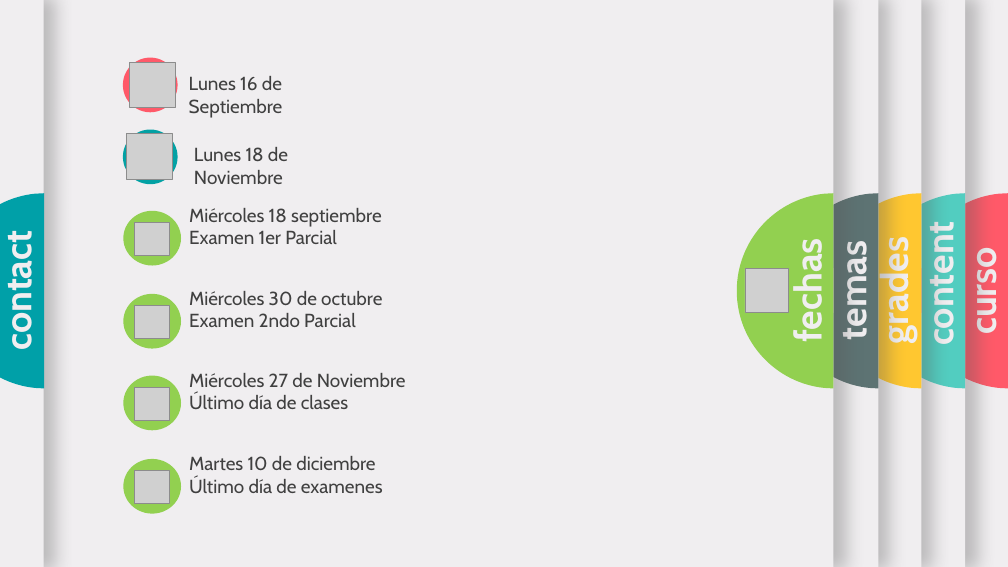
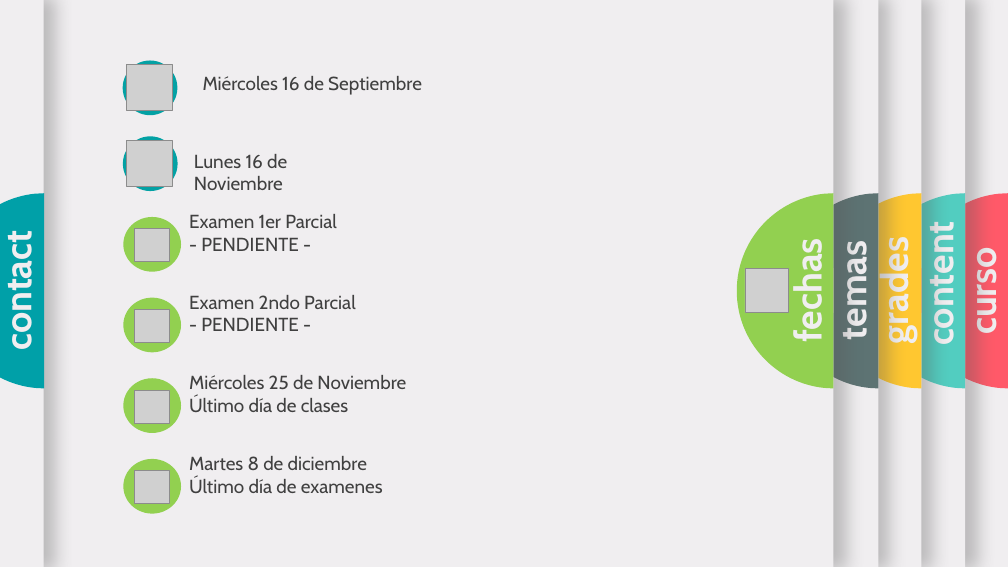
Before and after one commit to OMardil/INFO1, a slide deck: slide 6 of MOD00-Introduccion/01 Presentacion/MOD00_PPTX_Introduccion.pptx. Drawn at 1008x567 pixels with LibreOffice and Linux fonts; fonts in the diff are those of the drawing; grey boxes stand for pictures; background and template pictures are left out. Boxes give left, top, right and bottom in pixels: in the first picture for what was removed or moved away, otherwise in the second. Text is boxed around its words. In the diff, an @@ line names an element or a change of style, - is before the commit and + after.

Commit message:
Update PPT

```diff
--- a/MOD00-Introduccion/01 Presentacion/MOD00_PPTX_Introduccion.pptx
+++ b/MOD00-Introduccion/01 Presentacion/MOD00_PPTX_Introduccion.pptx
@@ ellipse at (123, 60, 177, 115): fill #FF5969 to #03A1A4 @@
@@ text at (203, 76, 422, 95): text changed @@
-Lunes 16 de Septiembre
+Miércoles 16 de Septiembre
@@ 3 pictures, 3 ellipses: place and size @@
-3 pictures, 3 ellipses at (123, 129, 181, 349)
+3 pictures, 3 ellipses at (123, 136, 181, 352)
@@ text at (194, 154, 287, 190): text changed @@
-Lunes 18 de Noviembre
+Lunes 16 de Noviembre
@@ text at (189, 208, 382, 227): paragraph removed @@
-Miércoles 18 septiembre
@@ text at (201, 237, 298, 251): paragraph added @@
+- PENDIENTE -
@@ text at (189, 291, 382, 305): paragraph removed @@
-Miércoles 30 de octubre
@@ text at (201, 317, 298, 331): paragraph added @@
+- PENDIENTE -
@@ text at (189, 375, 406, 390): text changed @@
-Miércoles 27 de Noviembre
+Miércoles 25 de Noviembre
@@ text at (189, 456, 367, 470): text changed @@
-Martes 10 de diciembre
+Martes 8 de diciembre
```
Also in this commit, not shown: 2 other slides changed, 2 other files.
